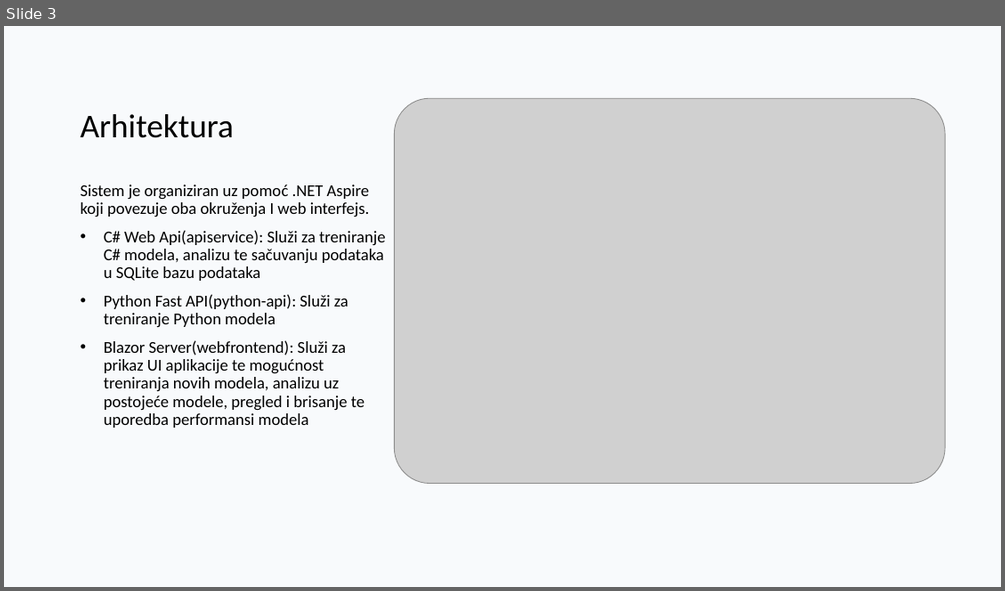
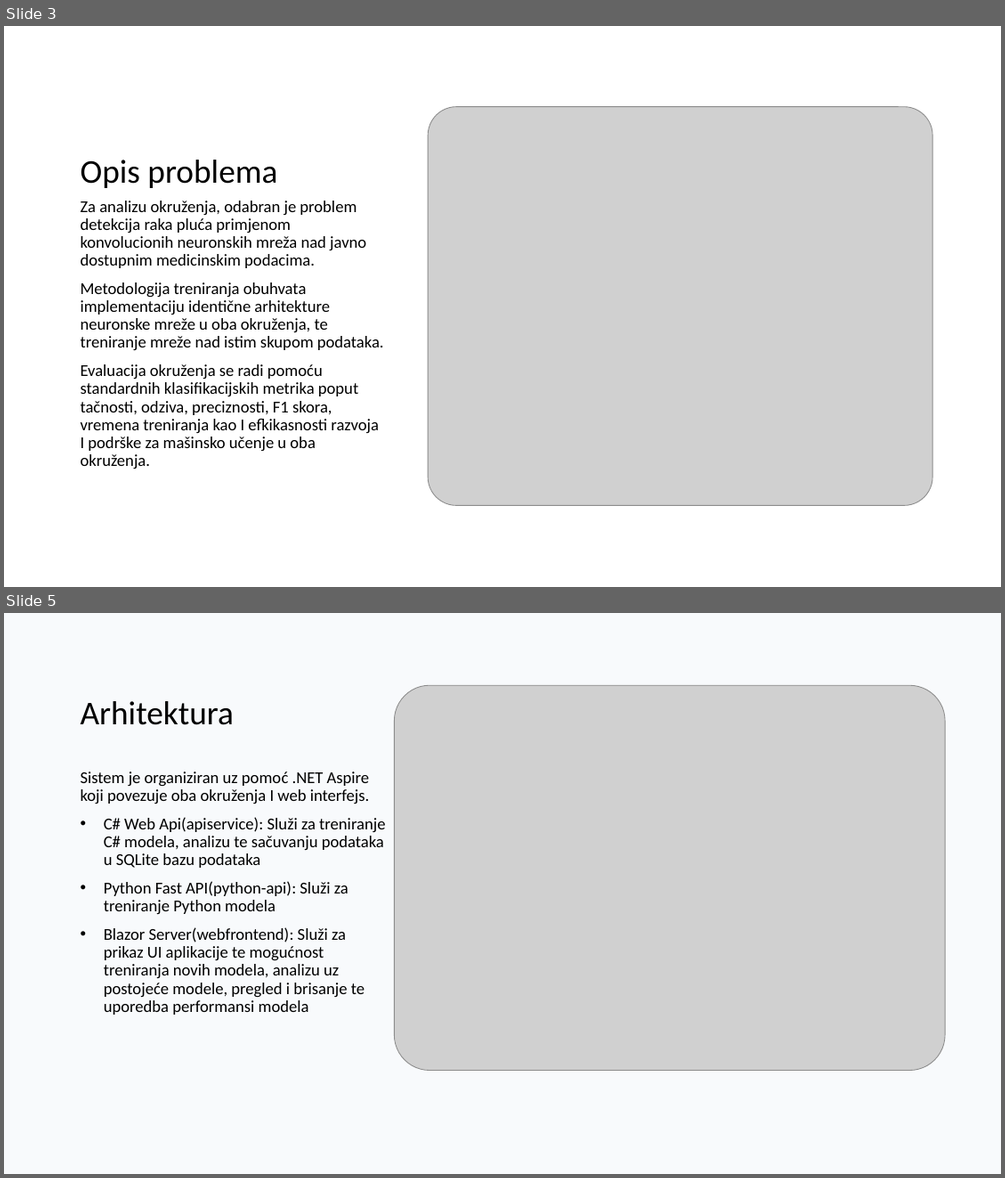
Before and after one commit to omarkurtovic/ml-dotnet-vs-python, a slide deck: Presentation/Komparativna analiza ML metodologija.pptx. Shown one above the other, each under a label of ours: slide 3 before the commit, slides 3 and 5 after it; the slides between them are not shown. The pictures are 1005x591 and 1005x1178 pixels, drawn with LibreOffice and Linux fonts; fonts in the diff are those of the drawing; grey boxes stand for pictures. Boxes give left, top, right and bottom in pixels: in the first picture for what was removed or moved away, otherwise in the second. Text is boxed around its words. In the diff, an @@ line names an element or a change of style, - is before the commit and + after.

```diff
--- a/Presentation/Komparativna analiza ML metodologija.pptx
+++ b/Presentation/Komparativna analiza ML metodologija.pptx
@@ slide 3 added at box(4, 26, 1001, 587), background #FFFFFF @@
@@ picture added at box(428, 107, 933, 506) @@
@@ title added at box(81, 160, 277, 188), 32 pt, text #000000 @@
+Opis problema
@@ text added at box(81, 200, 384, 469), 16 pt, text #000000 @@
+Za analizu okruženja, odabran je problem detekcija raka pluća primjenom konvolucionih neuronskih mreža nad javno dostupnim medicinskim podacima.
+Metodologija treniranja obuhvata implementaciju identične arhitekture neuronske mreže u oba okruženja, te treniranje mreže nad istim skupom podataka.
+Evaluacija okruženja se radi pomoću standardnih klasifikacijskih metrika poput tačnosti, odziva, preciznosti, F1 skora, vremena treniranja kao I efkikasnosti razvoja I podrške za mašinsko učenje u oba okruženja.
@@ what was slide 3 is now slide 5 @@
```
Also in this commit, not shown: 1 slide changed, 2 other slides added, 1 slide removed, 4 other files.
